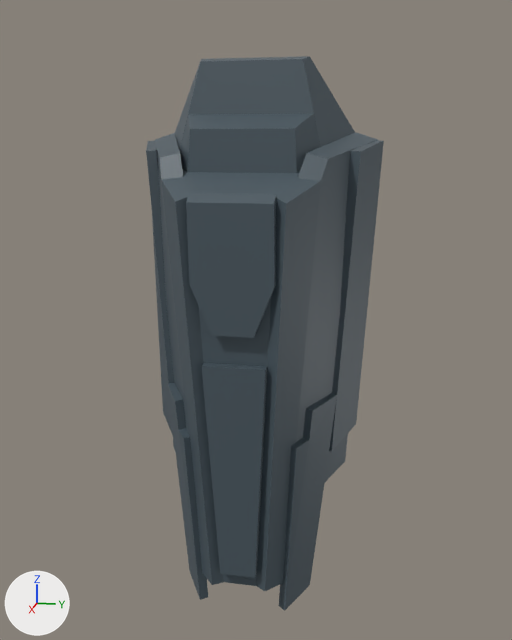
Before and after pictures for a commit that changed the FBX model Assets/Graphics/Weapon/WpMD_Shield/WpMD_Shield_01.fbx.
Rendered twice from a camera (50 mm lens) standing at (6.44, 1.36, 2.67) and looking at (0.31, 0.13, 1.14). The axes (+X, +Y, +Z) are drawn at lower left. The lights are the same throughout. Where no turn or scale is listed for an object, it has been applied to the vertices. Vertices at the same position are counted once.

Objects in the first picture: 'WpMD_Shield_01'.
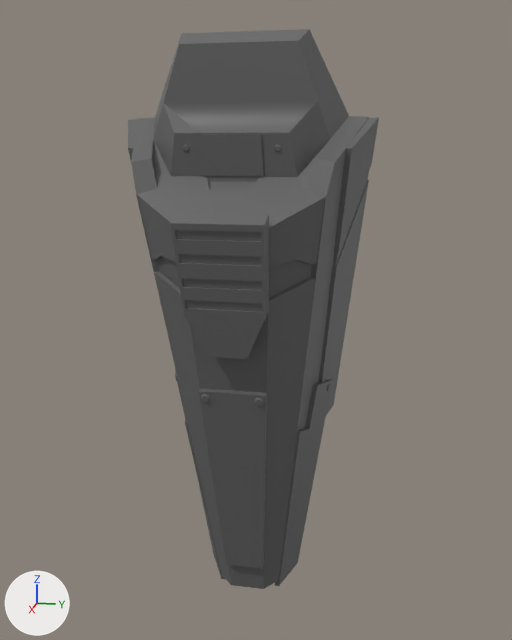
Location of each change, [x1, y1, x2, y2] in pixels of the pictures (512 x 640 px):
'WpMD_Shield_01', recoloured, reshaped
    before: [146, 56, 384, 611]
    after: [128, 29, 379, 589]
part 1 of me_mesh, rebuilt (50% wider, 17% taller)
    before: [154, 114, 321, 591]
    after: [128, 29, 379, 589]
part 2 of me_mesh, rebuilt
    before: [279, 393, 337, 611]
    after: [275, 379, 333, 586]
part 3 of me_mesh, rebuilt (27% wider)
    before: [168, 383, 208, 600]
    after: [175, 370, 226, 580]
part 4 of me_mesh, rebuilt (16% shorter)
    before: [201, 363, 267, 578]
    after: [198, 388, 267, 569]
part 5 of me_mesh, deleted (blue)
    before: [186, 193, 276, 338]
part 6 of me_mesh, deleted
    before: [175, 56, 355, 150]
part 7 of me_mesh, built on
    before: [146, 132, 384, 482]
    after: [171, 145, 331, 406]

Diff of the bpy script that builds the scene:
```diff
--- a/Assets/Graphics/Weapon/WpMD_Shield/WpMD_Shield_01.fbx.py
+++ b/Assets/Graphics/Weapon/WpMD_Shield/WpMD_Shield_01.fbx.py
@@ mat_wpm_shield_01 @@
 mat_wpm_shield_01 = principled_material('WpM_Shield_01')
-mat_wpm_shield_01.base_color = (0.0687, 0.0979, 0.119)  # dark blue #4a5861
+mat_wpm_shield_01.base_color = (0.122, 0.122, 0.122)  # dark grey #626262
@@ me_mesh @@
 # used by ob_wpmd_shield_01; location = (0.0, 0.0, 0.0)
-me_mesh.from_pydata(...)  # 192 vertices, 180 faces; spans x -0.54..0.87, y -1.12..1.19, z -1.7..3.44
+me_mesh.from_pydata(...)  # 781 vertices, 756 faces; spans x -0.29..1.29, y -1.09..1.16, z -1.7..3.6
+# me_mesh part 1: the loose piece of 60 vertices spanning x -0.54..0.86, y -1.07..0.72, z -1.4..2.94 is rebuilt with 305 vertices and now spans x -0.29..1.15, y -1.09..1.16, z -1.65..3.6
+# me_mesh part 2: the loose piece of 12 vertices spanning x 0.02..0.57, y 0.39..0.87, z -1.7..0.39 is rebuilt with 14 vertices and now spans x -0.16..0.47, y 0.29..0.82, z -1.7..0.55
+# me_mesh part 3: the loose piece of 12 vertices spanning x 0.02..0.57, y -0.8..-0.32, z -1.7..0.39 is rebuilt with 14 vertices and now spans x -0.16..0.47, y -0.75..-0.22, z -1.7..0.55
+# me_mesh part 4: the loose piece of 8 vertices spanning x 0.58..0.79, y -0.25..0.31, z -1.25..0.83 is rebuilt with 8 vertices and now spans x 0.29..0.85, y -0.26..0.33, z -1.34..0.64
+# me_mesh part 5: the loose piece of 18 vertices spanning x 0.71..0.87, y -0.33..0.39, z 1.11..2.3 is deleted
+# me_mesh part 6: the loose piece of 16 vertices spanning x -0.54..0.13, y -0.86..0.92, z 2.5..3.44 is deleted
+# me_mesh part 7: 58 vertices removed from x -0.54..0.51, y -1.12..1.19, z -0.74..2.8; 440 vertices added at x -0.11..1.29, y -0.74..0.81, z -0.25..2.68
 me_mesh.materials.append(mat_wpm_shield_01)
```
